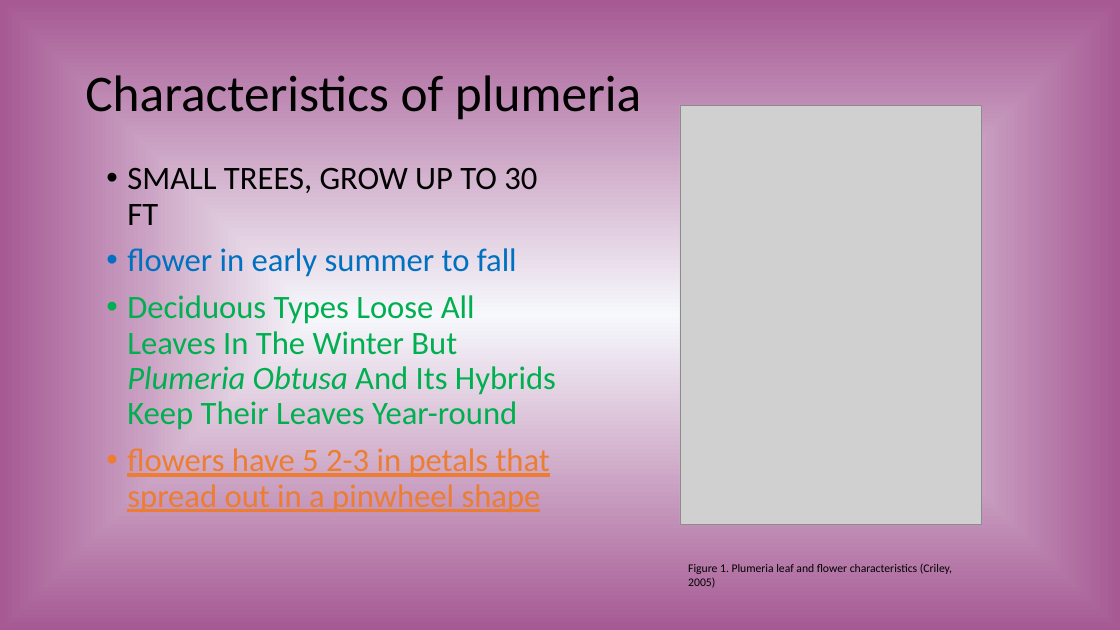
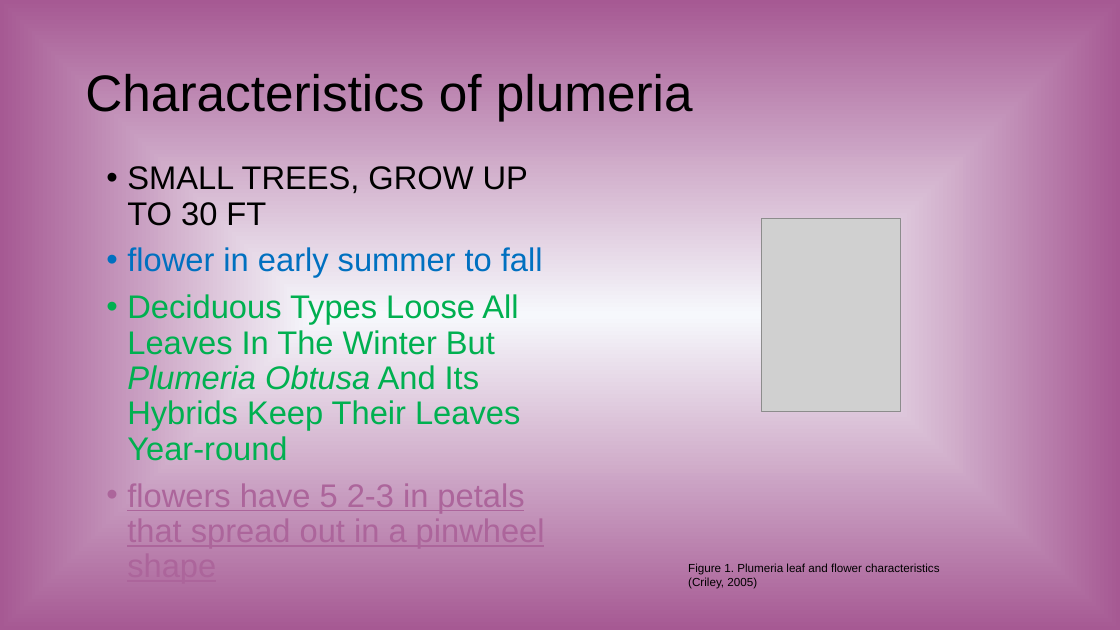
Before and after one commit to pdimens/AFSworkshop2024, a slide deck: slide 3 of Day2/Project/AFSWorkshop.plumeria.pptx. Drawn at 1120x630 pixels with LibreOffice and Linux fonts; fonts in the diff are those of the drawing; grey boxes stand for pictures. Boxes give left, top, right and bottom in pixels: in the first picture for what was removed or moved away, otherwise in the second. Text is boxed around its words. In the diff, an @@ line names an element or a change of style, - is before the commit and + after.

```diff
--- a/Day2/Project/AFSWorkshop.plumeria.pptx
+++ b/Day2/Project/AFSWorkshop.plumeria.pptx
@@ title "Characteristics of plumeria" at box(85, 74, 693, 121): font Calibri to Arial @@
@@ text "SMALL TREES, GROW UP TO ..." at box(127, 166, 545, 549): font Calibri to Arial; text colour #ED7D31 to #AC659B in "flowers have 5 2-3 in petals that ..." @@
@@ picture: place and size @@
-picture at box(681, 105, 982, 525)
+picture at box(762, 218, 901, 411)
@@ text "Figure 1. Plumeria leaf and ..." at box(688, 563, 939, 589): font Calibri to Arial @@
```
Also in this commit, not shown: 4 other slides changed.
